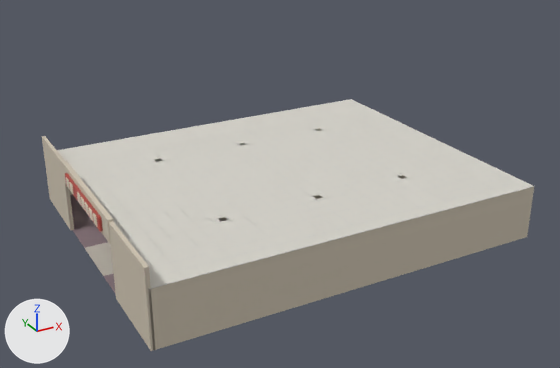
What one commit did to the glTF model assets/mall/department_store.glb.
Both versions are drawn from a camera (50 mm lens) standing at (-28.6, -52.5, 29.3) and looking at (-0.7, -1.8, 3.9). Arrows for +X, +Y and +Z are at lower left; the lights stay in place. The first picture is the older version. Objects named as collision shapes, trigger or cutter boxes, shadow casters or lower levels of detail are left out. Where no turn or scale is listed for an object, it has been applied to the vertices. Vertices at exactly the same position are counted once.

The first picture shows 'department_store'.
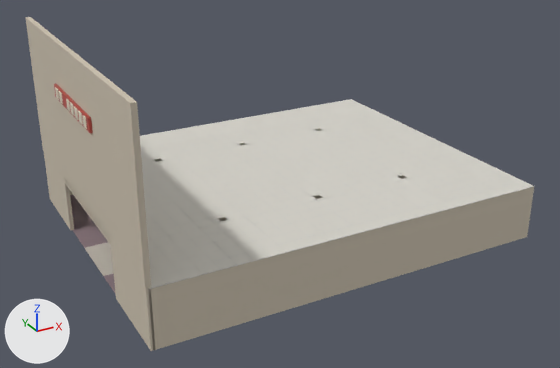
Where the newer file only moved an object's origin or applied its transform, the numbers keep the older frame.

The change, as a diff of the scene's bpy script:
```diff
--- a/assets/mall/department_store.glb.py
+++ b/assets/mall/department_store.glb.py
@@ me_department_store @@
 # used by ob_department_store; location = (0.0, 0.0, 0.0)
-me_department_store.from_pydata(...)  # 13002 vertices, 21930 faces; spans x -16.5..16.0, y -13.0..13.0, z 0.0..6.2
+me_department_store.from_pydata(...)  # 13010 vertices, 21942 faces; spans x -16.5..16.0, y -13.0..13.0, z 0.0..16.3
+# me_department_store part 1: a new loose piece, a box spanning x -16.2..-15.8, y -13.0..13.0, z 4.7..16.3, in mat_wall_paint (pale yellow #cec4b1)
+# me_department_store part 2: the loose piece of 32 vertices spanning x -16.4..-16.2, y -4.5..4.5, z 4.6..5.8 is moved by (0.0, 0.0, 7.2)
+# me_department_store part 3: the loose piece of 32 vertices spanning x -16.5..-16.4, y -3.9..-3.2, z 4.8..5.6 is moved by (0.0, 0.0, 7.2)
+# me_department_store part 4: the loose piece of 32 vertices spanning x -16.5..-16.4, y -2.9..-2.2, z 4.8..5.6 is moved by (0.0, 0.0, 7.2)
+# me_department_store part 5: the loose piece of 32 vertices spanning x -16.5..-16.4, y -1.9..-1.2, z 4.8..5.6 is moved by (0.0, 0.0, 7.2)
+# me_department_store part 6: the loose piece of 32 vertices spanning x -16.5..-16.4, y -0.9..-0.2, z 4.8..5.6 is moved by (0.0, 0.0, 7.2)
+# me_department_store part 7: the loose piece of 32 vertices spanning x -16.5..-16.4, y 0.2..0.9, z 4.8..5.6 is moved by (0.0, 0.0, 7.2)
+# me_department_store part 8: the loose piece of 32 vertices spanning x -16.5..-16.4, y 2.2..2.9, z 4.8..5.6 is moved by (0.0, 0.0, 7.2)
+# me_department_store part 9: the loose piece of 32 vertices spanning x -16.5..-16.4, y 3.3..4.0, z 4.8..5.6 is moved by (0.0, 0.0, 7.2)
+# me_department_store part 10: 92 vertices moved from x -16.2..6.2, y -13.0..13.0, z 0.5..6.2 to x -16.2..6.2, y -13.0..13.0, z 0.5..4.8
+# other edits to the shape of me_department_store do not show in these pictures
 me_department_store.materials.append(mat_terrazzo)
```

Changed parts and their boxes (x1, y1, x2, y2) in the pictures (560 x 368 px; the box of a moved part takes in the faces that stretch with it):
'department_store', reshaped (32% taller)
    before: (42, 99, 535, 351)
    after: (25, 17, 535, 351)
part 1 of me_department_store, added
    after: (25, 17, 151, 287)
part 2 of me_department_store, moved or reshaped
    before: (65, 173, 103, 232)
    after: (54, 83, 93, 134)
part 3 of me_department_store, moved or reshaped
    before: (93, 213, 98, 227)
    after: (82, 115, 87, 129)
part 4 of me_department_store, moved or reshaped
    before: (89, 207, 93, 221)
    after: (78, 111, 83, 125)
part 5 of me_department_store, moved or reshaped
    before: (85, 202, 89, 215)
    after: (74, 106, 79, 120)
part 6 of me_department_store, moved or reshaped
    before: (81, 197, 85, 210)
    after: (70, 102, 75, 116)
part 7 of me_department_store, moved or reshaped
    before: (77, 192, 81, 205)
    after: (66, 98, 71, 112)
part 8 of me_department_store, moved or reshaped
    before: (69, 182, 74, 195)
    after: (59, 91, 63, 104)
part 9 of me_department_store, moved or reshaped
    before: (66, 177, 70, 190)
    after: (55, 87, 59, 100)
part 10 of me_department_store, moved or reshaped
    before: (42, 136, 155, 351)
    after: (44, 153, 155, 351)
